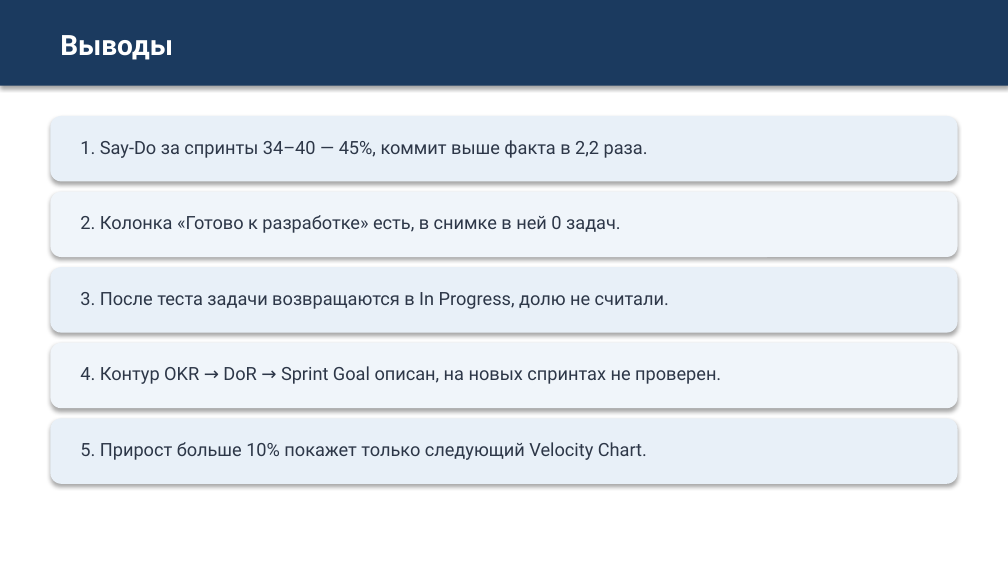
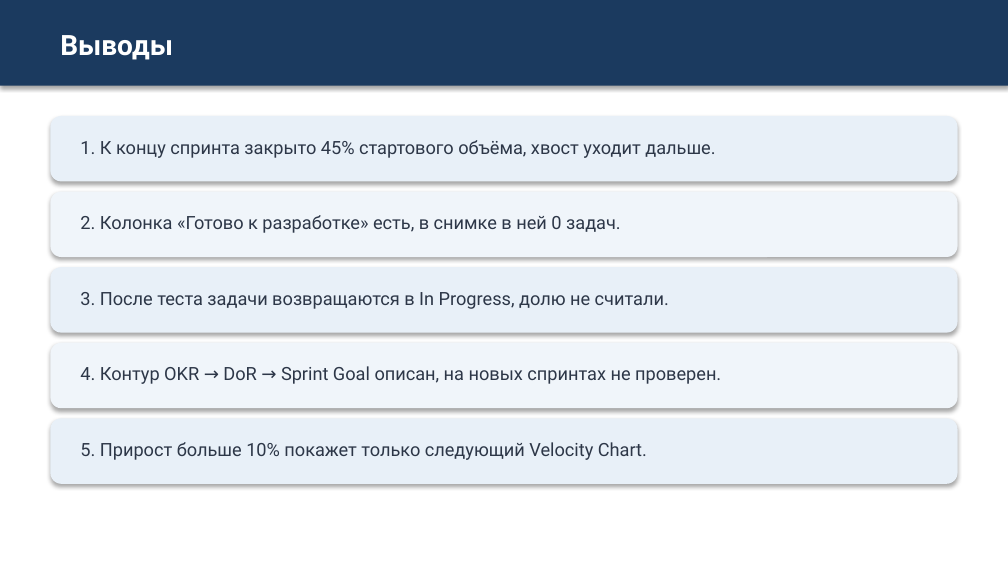
Before and after one commit to camelot270/otus_work, a slide deck: slide 17 of docs/Zashita_proekta_Skvoznoe_planirovanie.pptx. Drawn at 1008x567 pixels with LibreOffice and Linux fonts; fonts in the diff are those of the drawing. Boxes give left, top, right and bottom in pixels: in the first picture for what was removed or moved away, otherwise in the second. Text is boxed around its words. In the diff, an @@ line names an element or a change of style, - is before the commit and + after.

```diff
--- a/docs/Zashita_proekta_Skvoznoe_planirovanie.pptx
+++ b/docs/Zashita_proekta_Skvoznoe_planirovanie.pptx
@@ text at box(80, 140, 715, 158): text changed @@
-1. Say-Do за спринты 34–40 — 45%, коммит выше факта в 2,2 раза.
+1. К концу спринта закрыто 45% стартового объёма, хвост уходит дальше.
```
Also in this commit, not shown: 3 other slides changed.
